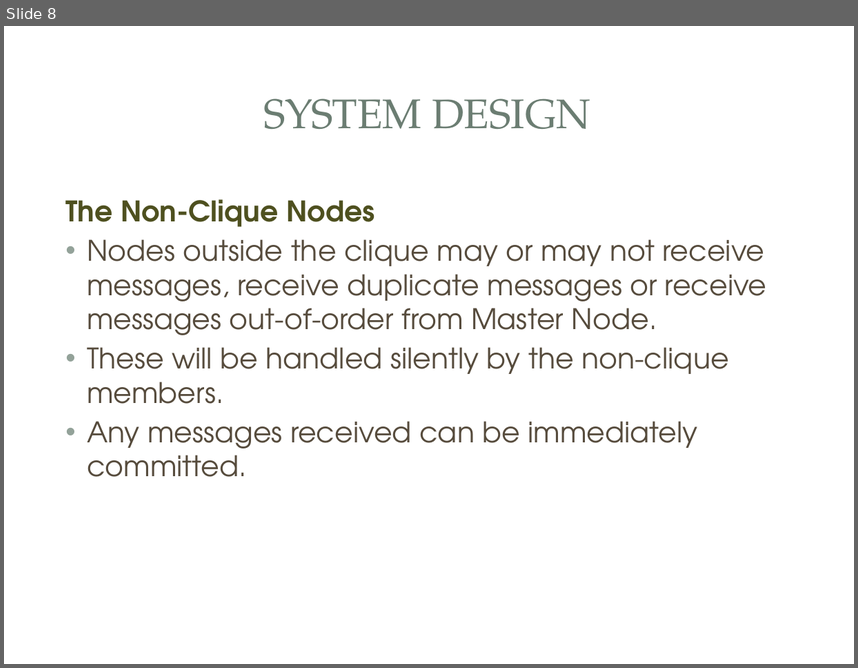
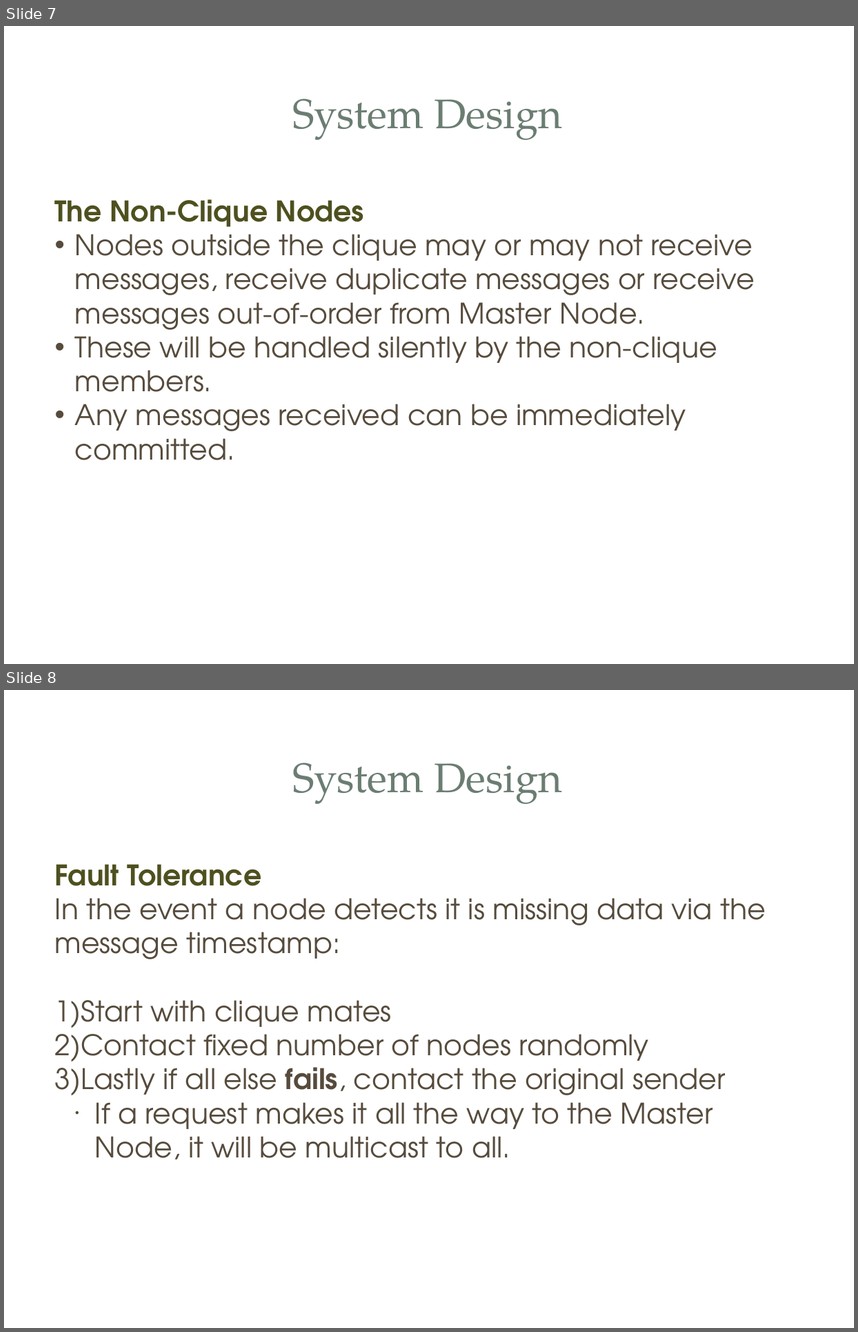
Before and after one commit to aasghari/cse223bFinalProject, a slide deck: finalReport/CSE233BFinalPPT.pptx. Shown one above the other, each under a label of ours: slide 8 before the commit, slides 7 and 8 after it. The pictures are 858x668 and 858x1332 pixels, drawn with LibreOffice and Linux fonts; fonts in the diff are those of the drawing; background and template pictures are left out. Boxes give left, top, right and bottom in pixels: in the first picture for what was removed or moved away, otherwise in the second. Text is boxed around its words. In the diff, an @@ line names an element or a change of style, - is before the commit and + after.

```diff
--- a/finalReport/CSE233BFinalPPT.pptx
+++ b/finalReport/CSE233BFinalPPT.pptx
@@ slide 8 added at box(4, 690, 854, 1328), background picture (left out); not listed: 3 template elements that a slide beside it also shows @@
@@ text added at box(292, 762, 562, 804), 35 pt, text #6B7D72 @@
+System Design
@@ text added at box(55, 864, 766, 1159), 24 pt, text #564B3C @@
+Fault Tolerance
+In the event a node detects it is missing data via the message timestamp:
+1) Start with clique mates
+2) Contact fixed number of nodes randomly
+3) Lastly if all else fails, contact the original sender
+  ● If a request makes it all the way to the Master Node, it will be multicast to all.
@@ what was slide 8 is now slide 7 @@
@@ slide 7 changed as well @@
@@ rectangle at box(30, 52, 829, 175): fill #FFFFFF at 83% opacity to #FFFFFF @@
@@ text at box(292, 98, 562, 140): text changed @@
-SYSTEM DESIGN
+System Design
@@ text "The Non-Clique Nodes" at box(55, 199, 755, 460): indent changed; less space between paragraphs @@
```
Also in this commit, not shown: 9 other slides changed, 4 other slides added, 3 slides removed.
